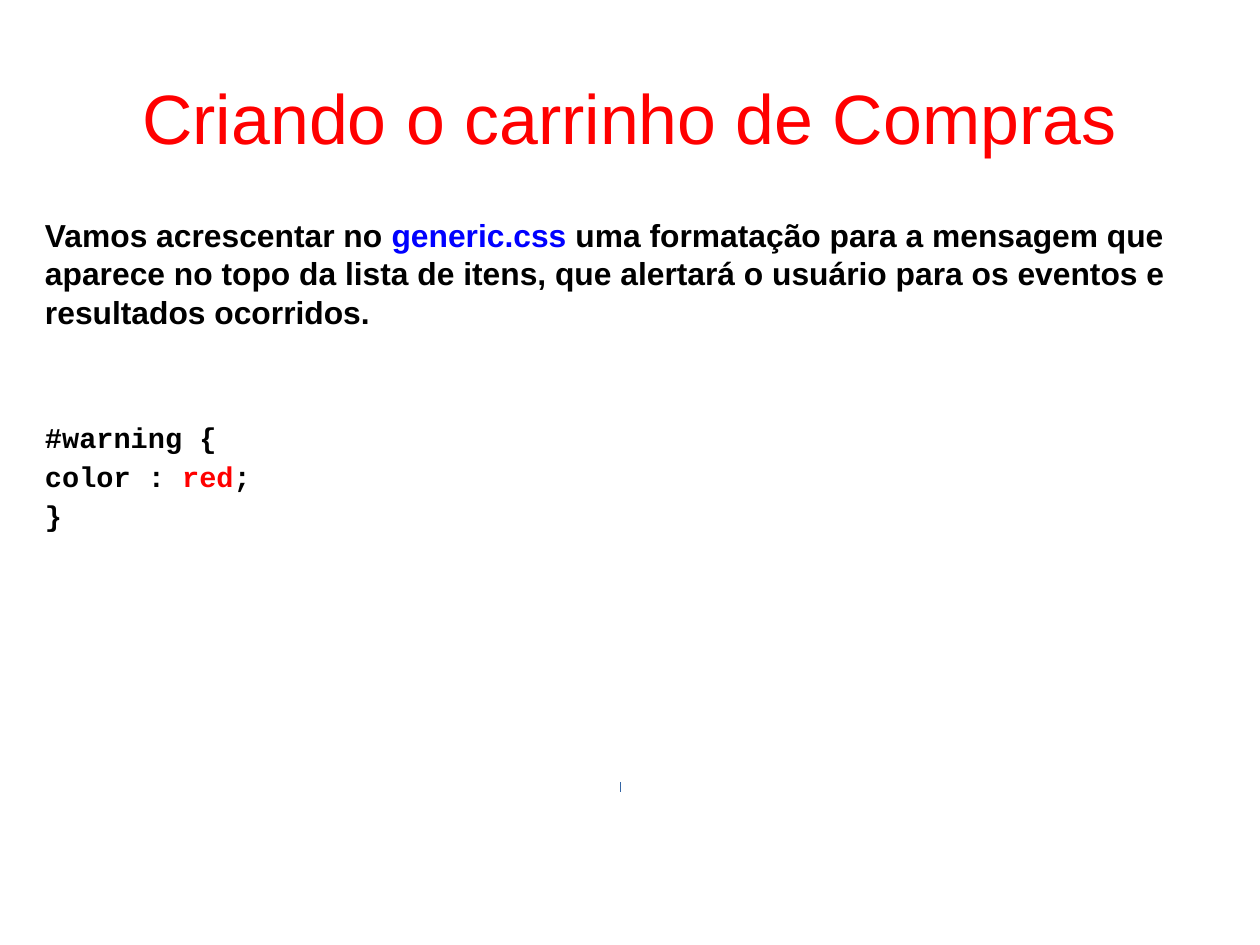
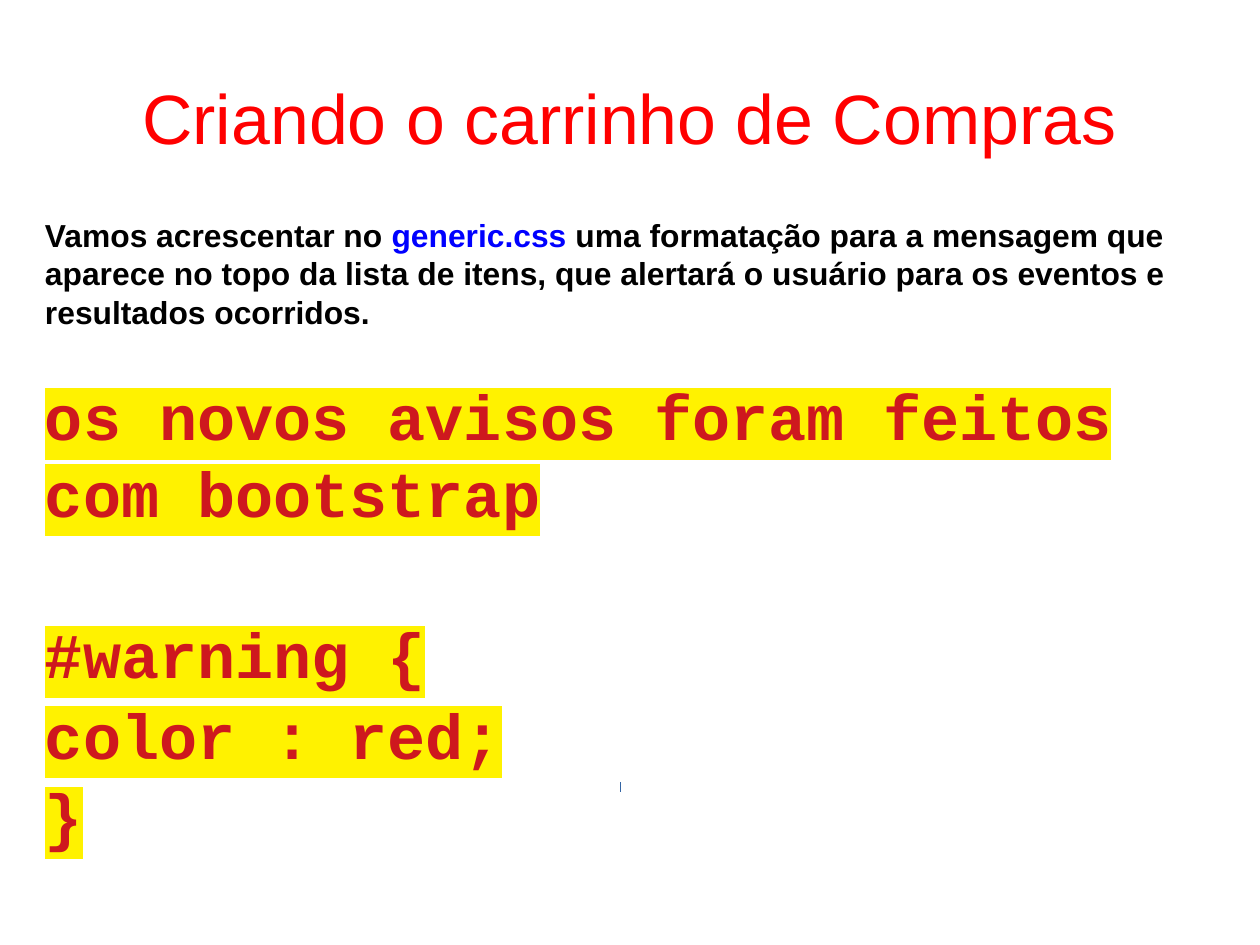
Before and after one commit to fgsl/lojasacme, a slide deck: slide 87 of docs/tutorial.odp. Drawn at 1260x945 pixels with LibreOffice and Linux fonts; fonts in the diff are those of the drawing. Boxes give left, top, right and bottom in pixels: in the first picture for what was removed or moved away, otherwise in the second. Text is boxed around its words. In the diff, an @@ line names an element or a change of style, - is before the commit and + after.

```diff
--- a/docs/tutorial.odp
+++ b/docs/tutorial.odp
@@ text at <box>45,395,1112,531</box>: paragraph added @@
+os novos avisos foram feitos com bootstrap
@@ text at <box>45,633,502,771</box>: size 18 to 40 pt, text colour #000000 to #CE181E, highlight none to #FFF200 in "#warning {", "color : red;", "}"; text colour #FF0000 to #CE181E in "red;" @@
```
Also in this commit, not shown: 36 other slides changed, 1 slide removed, 5 other files.
